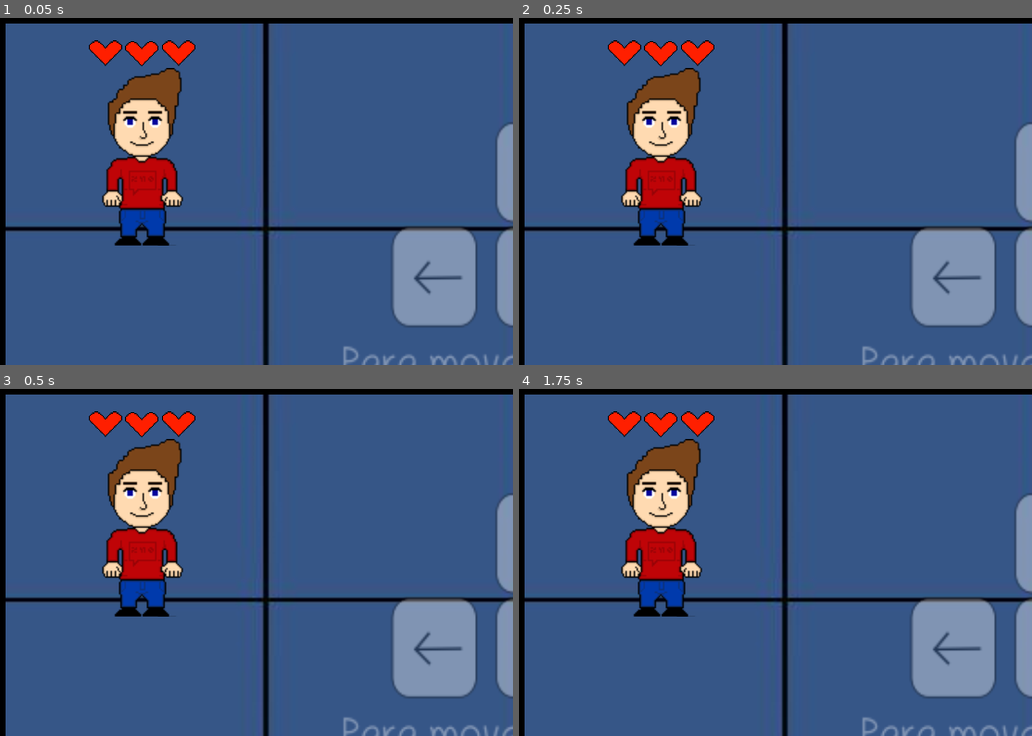
Above: before the commit, frames 1-4 (two rows, left to right).
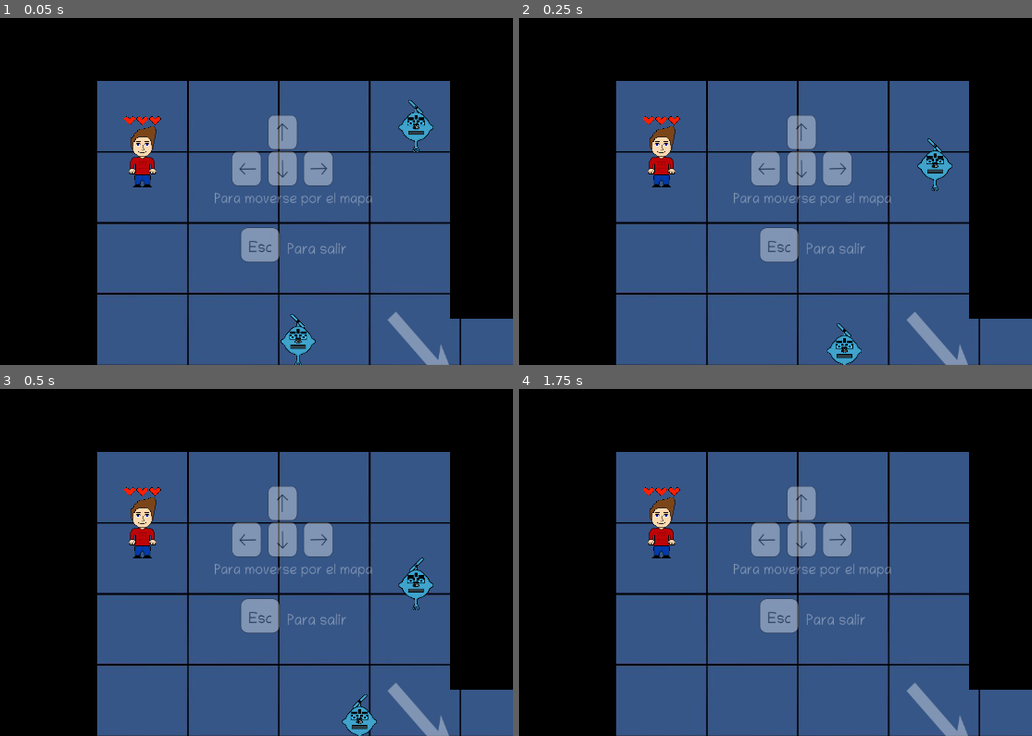
Above: after the commit, the same moments.

Repository: LudSkywalker/RobotScapeVideoGame
Game: Godot game, scene res://Scenes/Demo/Demo.tscn
Two runs of this game, one before a commit and one after it. Both use one fixed random seed, a clock stepped at 60 frames per second and the inputs below.
Inputs:
- Up to frame 1 (0.05 s): no input
- Up to frame 2 (0.25 s): no input
- Up to frame 3 (0.5 s): no input
- Up to frame 4 (1.75 s): hold D (action_right) 0.53-1.28 s; hold S (action_down) from 1.28 s (still down)

The runs differ from the first frame. In frame 1, 56% of the frame differs, in the area x 1-100%, y 1-100%; in frame 2, 56%; in frame 3, 56%; in frame 4, 55%.

Commit message:
Last changes for godot 4

Diff:
--- a/Scenes/Demo/Demo.tscn
+++ b/Scenes/Demo/Demo.tscn
@@ -25,7 +25,7 @@
 script = ExtResource("4")
 
 [node name="Player" parent="." instance=ExtResource("1")]
-position = Vector2(-634.59, -371.161)
+position = Vector2(-639.923, -309.161)
 
 [node name="Habitacion1" type="Node2D" parent="."]
 position = Vector2(20.4198, -25.3517)
@@ -149,10 +149,10 @@
 position = Vector2(427.733, 6.70148)
 
 [node name="Start" type="Node2D" parent="Habitacion1/EnemyGroup"]
-position = Vector2(40.6947, 365.892)
+position = Vector2(41.2572, 358.156)
 
 [node name="End" type="Node2D" parent="Habitacion1/EnemyGroup"]
-position = Vector2(39.1728, -373.228)
+position = Vector2(51.2572, -380.511)
 
 [node name="Enemy" parent="Habitacion1/EnemyGroup" node_paths=PackedStringArray("nodeStart", "nodeEnd") instance=ExtResource("3")]
 position = Vector2(-780.768, 76.5938)
@@ -163,10 +163,10 @@
 position = Vector2(-89.3737, 31.0013)
 
 [node name="Start" type="Node2D" parent="Habitacion1/EnemyGroup2"]
-position = Vector2(-60.9705, 347.915)
+position = Vector2(-29.6361, 337.856)
 
 [node name="End" type="Node2D" parent="Habitacion1/EnemyGroup2"]
-position = Vector2(549.81, 343.428)
+position = Vector2(538.364, 334.522)
 
 [node name="Enemy" parent="Habitacion1/EnemyGroup2" node_paths=PackedStringArray("nodeStart", "nodeEnd") instance=ExtResource("3")]
 position = Vector2(-0.368896, -395.697)
--- a/Scenes/Demo/Enemy.tscn
+++ b/Scenes/Demo/Enemy.tscn
@@ -40,9 +40,11 @@
 }]
 
 [sub_resource type="RectangleShape2D" id="1"]
-size = Vector2(48.7125, 78.2559)
+size = Vector2(52.6095, 100.615)
 
 [sub_resource type="CapsuleShape2D" id="CapsuleShape2D_xbhev"]
+radius = 11.8492
+height = 33.9204
 
 [node name="CharacterBody2D" type="CharacterBody2D" groups=["enemy"]]
 collision_mask = 2
@@ -55,14 +57,14 @@
 frame_progress = 0.633001
 
 [node name="CollisionShape2D" type="CollisionShape2D" parent="."]
-position = Vector2(1, 1.5)
+position = Vector2(0.999999, 2.5)
 scale = Vector2(1.02643, 0.626151)
 shape = SubResource("1")
 
 [node name="Area2D" type="Area2D" parent="."]
 
 [node name="CollisionShape2D" type="CollisionShape2D" parent="Area2D"]
-position = Vector2(2.84217e-14, 3)
+position = Vector2(1, 4)
 scale = Vector2(2.8694, 2.77119)
 shape = SubResource("CapsuleShape2D_xbhev")
 
--- a/Scenes/Demo/EnemyFinal.tscn
+++ b/Scenes/Demo/EnemyFinal.tscn
@@ -1,130 +1,154 @@
-[gd_scene load_steps=18 format=2]
+[gd_scene load_steps=18 format=3 uid="uid://8vl3tn0wdkkh"]
 
-[ext_resource path="res://Scripts/EnemyFinal.gd" type="Script" id=1]
-[ext_resource path="res://Sprites/enemy/enemy1.png" type="Texture2D" id=2]
-[ext_resource path="res://Sprites/enemy/batery.png" type="Texture2D" id=3]
+[ext_resource type="Script" path="res://Scripts/EnemyFinal.gd" id="1"]
+[ext_resource type="Texture2D" uid="uid://cj1xagxpjbvta" path="res://Sprites/enemy/enemy1.png" id="2"]
+[ext_resource type="Texture2D" uid="uid://4e5dx863wufg" path="res://Sprites/enemy/batery.png" id="3"]
 
-[sub_resource type="RectangleShape2D" id=7]
-size = Vector2( 39.3174, 56.2041 )
+[sub_resource type="RectangleShape2D" id="7"]
+size = Vector2(39.3174, 56.2041)
 
-[sub_resource type="AtlasTexture" id=8]
-atlas = ExtResource( 2 )
-region = Rect2( 0, 0, 128, 128 )
+[sub_resource type="AtlasTexture" id="8"]
+atlas = ExtResource("2")
+region = Rect2(0, 0, 128, 128)
 
-[sub_resource type="AtlasTexture" id=9]
-atlas = ExtResource( 2 )
-region = Rect2( 0, 128, 128, 128 )
+[sub_resource type="AtlasTexture" id="9"]
+atlas = ExtResource("2")
+region = Rect2(0, 128, 128, 128)
 
-[sub_resource type="AtlasTexture" id=10]
-atlas = ExtResource( 2 )
-region = Rect2( 128, 128, 128, 128 )
+[sub_resource type="AtlasTexture" id="10"]
+atlas = ExtResource("2")
+region = Rect2(128, 128, 128, 128)
 
-[sub_resource type="AtlasTexture" id=11]
-atlas = ExtResource( 2 )
-region = Rect2( 128, 0, 128, 128 )
+[sub_resource type="AtlasTexture" id="11"]
+atlas = ExtResource("2")
+region = Rect2(128, 0, 128, 128)
 
-[sub_resource type="SpriteFrames" id=12]
-animations = [ {
-"frames": [ SubResource( 8 ), SubResource( 9 ), SubResource( 10 ), SubResource( 11 ) ],
+[sub_resource type="SpriteFrames" id="12"]
+animations = [{
+"frames": [{
+"duration": 1.0,
+"texture": SubResource("8")
+}, {
+"duration": 1.0,
+"texture": SubResource("9")
+}, {
+"duration": 1.0,
+"texture": SubResource("10")
+}, {
+"duration": 1.0,
+"texture": SubResource("11")
+}],
 "loop": true,
-"name": "default",
+"name": &"default",
 "speed": 20.0
-} ]
+}]
 
-[sub_resource type="AtlasTexture" id=1]
-flags = 4
-atlas = ExtResource( 3 )
-region = Rect2( 128, 256, 128, 128 )
+[sub_resource type="AtlasTexture" id="1"]
+atlas = ExtResource("3")
+region = Rect2(128, 256, 128, 128)
 
-[sub_resource type="AtlasTexture" id=2]
-flags = 4
-atlas = ExtResource( 3 )
-region = Rect2( 0, 256, 128, 128 )
+[sub_resource type="AtlasTexture" id="2"]
+atlas = ExtResource("3")
+region = Rect2(0, 256, 128, 128)
 
-[sub_resource type="AtlasTexture" id=3]
-flags = 4
-atlas = ExtResource( 3 )
-region = Rect2( 128, 128, 128, 128 )
+[sub_resource type="AtlasTexture" id="3"]
+atlas = ExtResource("3")
+region = Rect2(128, 128, 128, 128)
 
-[sub_resource type="AtlasTexture" id=5]
-flags = 4
-atlas = ExtResource( 3 )
-region = Rect2( 0, 128, 128, 128 )
+[sub_resource type="AtlasTexture" id="5"]
+atlas = ExtResource("3")
+region = Rect2(0, 128, 128, 128)
 
-[sub_resource type="AtlasTexture" id=6]
-flags = 4
-atlas = ExtResource( 3 )
-region = Rect2( 128, 0, 128, 128 )
+[sub_resource type="AtlasTexture" id="6"]
+atlas = ExtResource("3")
+region = Rect2(128, 0, 128, 128)
 
-[sub_resource type="AtlasTexture" id=4]
-flags = 4
-atlas = ExtResource( 3 )
-region = Rect2( 0, 0, 128, 128 )
+[sub_resource type="AtlasTexture" id="4"]
+atlas = ExtResource("3")
+region = Rect2(0, 0, 128, 128)
 
-[sub_resource type="SpriteFrames" id=13]
-animations = [ {
-"frames": [ SubResource( 1 ) ],
+[sub_resource type="SpriteFrames" id="13"]
+animations = [{
+"frames": [{
+"duration": 1.0,
+"texture": SubResource("1")
+}],
 "loop": true,
-"name": "1",
+"name": &"1",
 "speed": 5.0
 }, {
-"frames": [ SubResource( 2 ) ],
+"frames": [{
+"duration": 1.0,
+"texture": SubResource("2")
+}],
 "loop": true,
-"name": "2",
+"name": &"2",
 "speed": 5.0
 }, {
-"frames": [ SubResource( 3 ) ],
+"frames": [{
+"duration": 1.0,
+"texture": SubResource("3")
+}],
 "loop": false,
-"name": "3",
+"name": &"3",
 "speed": 5.0
 }, {
-"frames": [ SubResource( 5 ) ],
+"frames": [{
+"duration": 1.0,
+"texture": SubResource("5")
+}],
 "loop": false,
-"name": "4",
+"name": &"4",
 "speed": 5.0
 }, {
-"frames": [ SubResource( 6 ) ],
+"frames": [{
+"duration": 1.0,
+"texture": SubResource("6")
+}],
 "loop": false,
-"name": "5",
+"name": &"5",
 "speed": 5.0
 }, {
-"frames": [ SubResource( 4 ) ],
+"frames": [{
+"duration": 1.0,
+"texture": SubResource("4")
+}],
 "loop": false,
-"name": "6",
+"name": &"6",
 "speed": 5.0
-} ]
+}]
 
-[sub_resource type="CapsuleShape2D" id=14]
-radius = 33.664
+[sub_resource type="CapsuleShape2D" id="14"]
+radius = 0.0
 height = 0.0
 
 [node name="CharacterBody2D" type="CharacterBody2D" groups=["enemy"]]
-scale = Vector2( 2.29475, 2.29475 )
 z_index = 1
+scale = Vector2(2.29475, 2.29475)
 collision_layer = 4
 collision_mask = 0
-script = ExtResource( 1 )
+script = ExtResource("1")
 
 [node name="CollisionShape2D" type="CollisionShape2D" parent="."]
-position = Vector2( 1.52588e-05, 3.92861 )
-shape = SubResource( 7 )
+position = Vector2(1.52588e-05, 3.92861)
+shape = SubResource("7")
 
 [node name="AnimatedSprite2D" type="AnimatedSprite2D" parent="."]
-frames = SubResource( 12 )
-frame = 3
-playing = true
+sprite_frames = SubResource("12")
+autoplay = "default"
+frame_progress = 0.08714
 
 [node name="Batery" type="AnimatedSprite2D" parent="."]
-position = Vector2( 0.547182, -71.5116 )
-scale = Vector2( 0.742926, 0.742926 )
-frames = SubResource( 13 )
-animation = "6"
+position = Vector2(0.547182, -71.5116)
+scale = Vector2(0.742926, 0.742926)
+sprite_frames = SubResource("13")
+animation = &"6"
 
 [node name="Area2D" type="Area2D" parent="."]
 
 [node name="CollisionShape2D" type="CollisionShape2D" parent="Area2D"]
-position = Vector2( -4.76837e-07, -0.280614 )
-shape = SubResource( 14 )
+position = Vector2(-4.76837e-07, -0.280614)
+shape = SubResource("14")
 
 [connection signal="body_entered" from="Area2D" to="." method="_on_Area2D_body_entered"]
 [connection signal="body_exited" from="Area2D" to="." method="_on_Area2D_body_exited"]
--- a/Scenes/Player.tscn
+++ b/Scenes/Player.tscn
@@ -121,8 +121,8 @@
 }]
 
 [sub_resource type="CapsuleShape2D" id="14"]
-radius = 18.9034
-height = 79.7668
+radius = 21.2664
+height = 84.3688
 
 [sub_resource type="AtlasTexture" id="17"]
 atlas = ExtResource("3")
@@ -173,7 +173,7 @@
 frame_progress = 1.0
 
 [node name="CollisionShape2D" type="CollisionShape2D" parent="."]
-position = Vector2(-1, 10)
+position = Vector2(0, 8)
 scale = Vector2(1.26961, 1.3038)
 shape = SubResource("14")
 
@@ -184,5 +184,4 @@
 animation = &"3"
 
 [node name="Camera2D" type="Camera2D" parent="."]
-limit_smoothed = true
-position_smoothing_enabled = true
+zoom = Vector2(0.5, 0.5)
--- a/Scripts/Enemy.gd
+++ b/Scripts/Enemy.gd
@@ -6,7 +6,7 @@
 @export var nodeEnd:Node
 
 @export var _speed: float = 600.0
-var space_between_refs = 5
+var space_between_refs = 40
 var to_start = true
 var active = true
 var player = null
@@ -37,6 +37,7 @@
 		set_velocity(enemy_velocity)
 		move_and_slide()
 		enemy_velocity = velocity
+
 	if player:
 		player.damage()
 
--- a/Scripts/Habitacion10.gd
+++ b/Scripts/Habitacion10.gd
@@ -11,7 +11,6 @@
 			&& !has_node("EnemyFinal3")
 			&& !has_node("EnemyFinal4")
 		):
-			print("fin")
 			OS.alert("¡Felicidades!, has ganado\nHas demostrado tu inteligencia y valentia","FIN")
 			get_tree().quit()
 			used = false
--- a/Scripts/Player.gd
+++ b/Scripts/Player.gd
@@ -17,7 +17,7 @@
 func _process(_delta):
 	var player_velocity = Vector2.ZERO  # The player's movement vector.
 	if Input.is_action_pressed("ui_cancel"):
-		get_tree().quit()
+		get_tree().reload_current_scene()
 
 	if Input.is_action_pressed("ui_right"):
 		player_velocity.x += 1
@@ -75,7 +75,8 @@
 	if Time.get_ticks_msec() > invulnerable_time:
 		heart -= 1
 		if heart <= 0:
-			get_tree().quit()
+			OS.alert("¡Lastima!\nIntentalo nuevamente, no pierdas tu determinación","FIN")
+			get_tree().reload_current_scene()
 		else:
 			invulnerable_time = Time.get_ticks_msec() + 1000
 			$hearts.play(str(heart))
--- /dev/null
+++ b/default_bus_layout.tres
@@ -0,0 +1,9 @@
+[gd_resource type="AudioBusLayout" load_steps=2 format=3 uid="uid://db2374csjb4m4"]
+
+[sub_resource type="AudioEffectDelay" id="AudioEffectDelay_vib5r"]
+resource_name = "Delay"
+
+[resource]
+bus/0/mute = true
+bus/0/effect/0/effect = SubResource("AudioEffectDelay_vib5r")
+bus/0/effect/0/enabled = false
--- a/default_env.tres
+++ b/default_env.tres
@@ -3,5 +3,4 @@
 [sub_resource type="Sky" id="1"]
 
 [resource]
-background_mode = 2
 sky = SubResource("1")
--- a/project.godot
+++ b/project.godot
@@ -12,19 +12,23 @@
 
 config/name="PooProyect"
 run/main_scene="res://Scenes/Demo/Demo.tscn"
-config/features=PackedStringArray("4.1")
+config/features=PackedStringArray("4.2")
 config/icon="res://icon.png"
+
+[audio]
+
+driver/mix_rate=0
+
+[debug]
+
+settings/stdout/print_fps=true
 
 [display]
 
-window/stretch/mode="2d"
-window/size/fullscreen=true
-
-[global]
-
-cama=false
-came=false
-ca=false
+window/energy_saving/keep_screen_on=false
+window/subwindows/embed_subwindows=false
+window/stretch/mode="canvas_items"
+window/dpi/allow_hidpi=false
 
 [input]
 
@@ -83,10 +87,13 @@
 ]
 }
 
-[physics]
-
-common/enable_pause_aware_picking=true
-
 [rendering]
 
+renderer/rendering_method="mobile"
+renderer/rendering_method.web="mobile"
+2d/shadow_atlas/size=1024
+camera/depth_of_field/depth_of_field_bokeh_shape=0
+camera/depth_of_field/depth_of_field_bokeh_quality=0
+2d/sdf/oversize=0
+2d/sdf/scale=2
 environment/defaults/default_environment="res://default_env.tres"
Binary file added: Out/Html/index.apple-touch-icon.png
Not shown, added: Out/Html/index.apple-touch-icon.png.import
Binary file added: Out/Html/index.icon.png
Not shown, added: Out/Html/index.icon.png.import
Binary file added: Out/Html/index.png
Not shown, added: Out/Html/index.png.import
Not shown: 1 places in Scenes/Demo/Demo.tscn that only renumber resources
Not shown, changed: export_presets.cfg
Not shown, added: Out/Html/index.audio.worklet.js
Not shown, added: Out/Html/index.html
Not shown, added: Out/Html/index.js
Not shown, added: Out/Html/index.pck
(and 6 more such lines)
